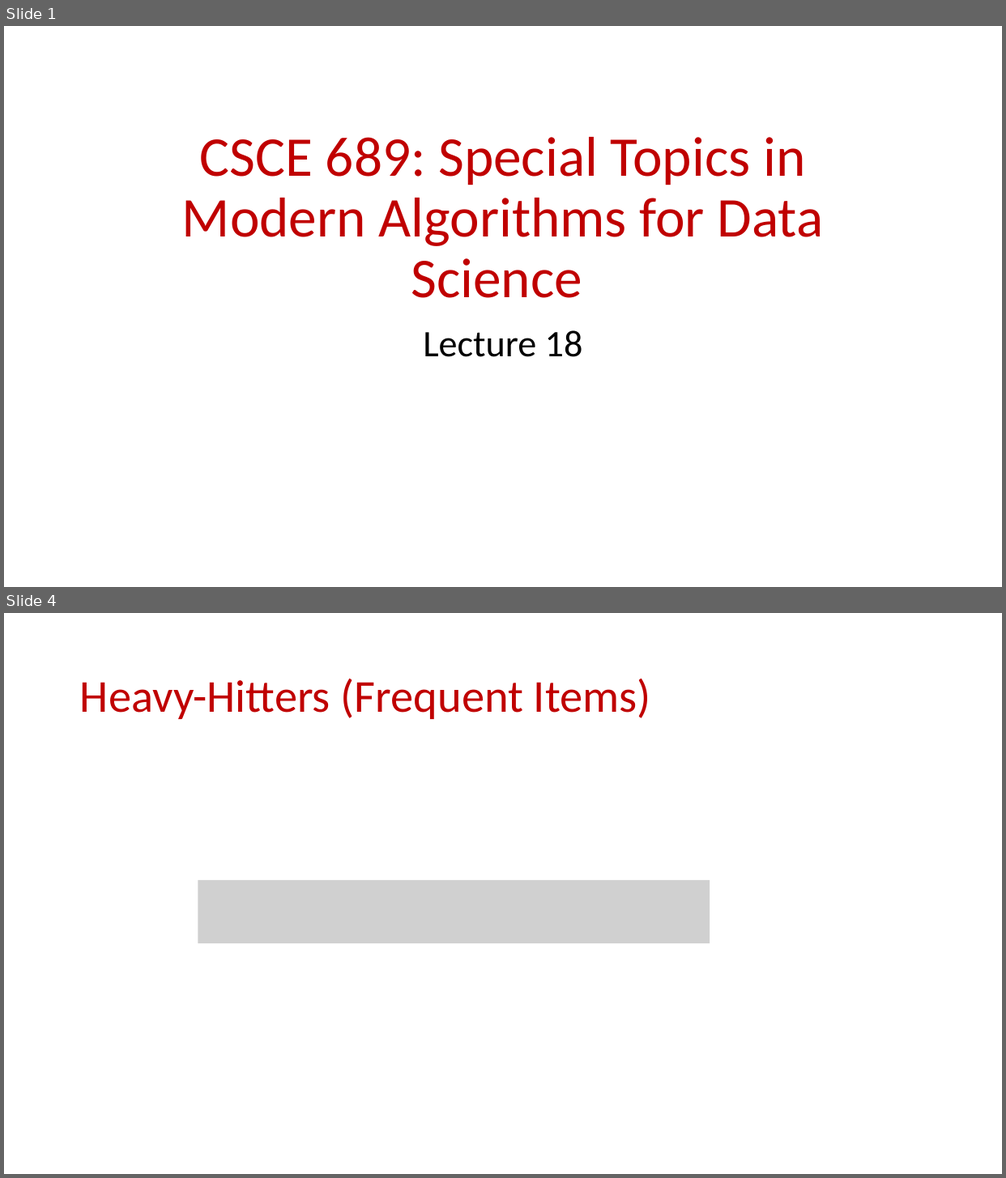
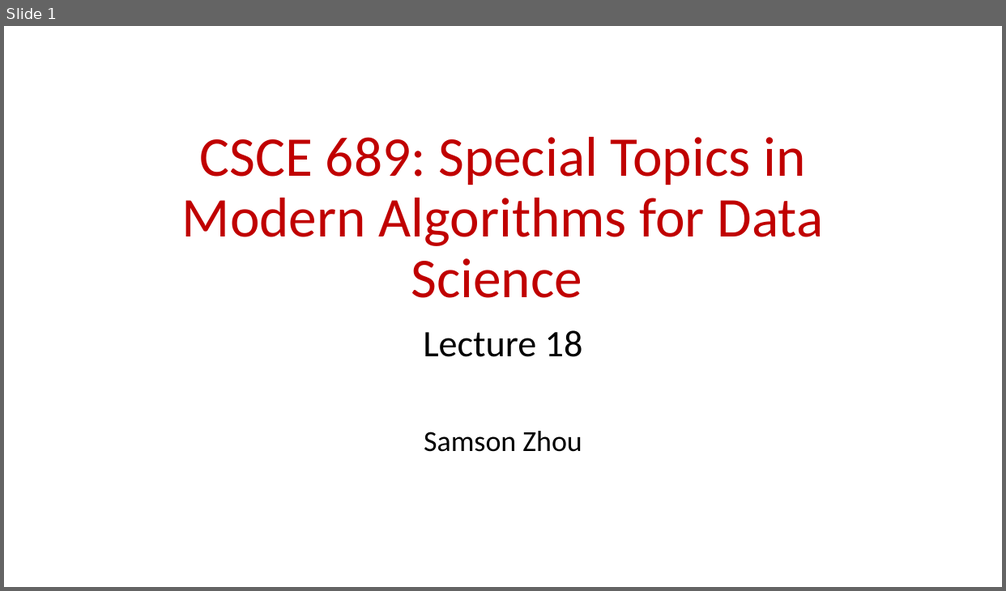
Before and after one commit to samsonzhou/samsonzhou.github.io, a slide deck: CSCE689-23/L18.pptx. Shown one above the other, each under a label of ours: slides 1 and 4 before the commit, slide 1 after it; the slides between them are not shown. The pictures are 1006x1178 and 1006x591 pixels, drawn with LibreOffice and Linux fonts; fonts in the diff are those of the drawing; grey boxes stand for pictures. Boxes give left, top, right and bottom in pixels: in the first picture for what was removed or moved away, otherwise in the second. Text is boxed around its words. In the diff, an @@ line names an element or a change of style, - is before the commit and + after.

```diff
--- a/CSCE689-23/L18.pptx
+++ b/CSCE689-23/L18.pptx
@@ slide 4 removed at (x1=4, y1=613, x2=1002, y2=1174), background #FFFFFF @@
@@ title removed at (x1=80, y1=679, x2=651, y2=719) @@
-Heavy-Hitters (Frequent Items)
@@ picture removed at (x1=198, y1=880, x2=710, y2=944) @@
@@ slide 1 changed as well @@
@@ subtitle at (x1=424, y1=431, x2=582, y2=452): paragraph added @@
+Samson Zhou
```
Also in this commit, not shown: 1 other slide changed, 26 slides added, 63 other slides removed, 6 other files.
